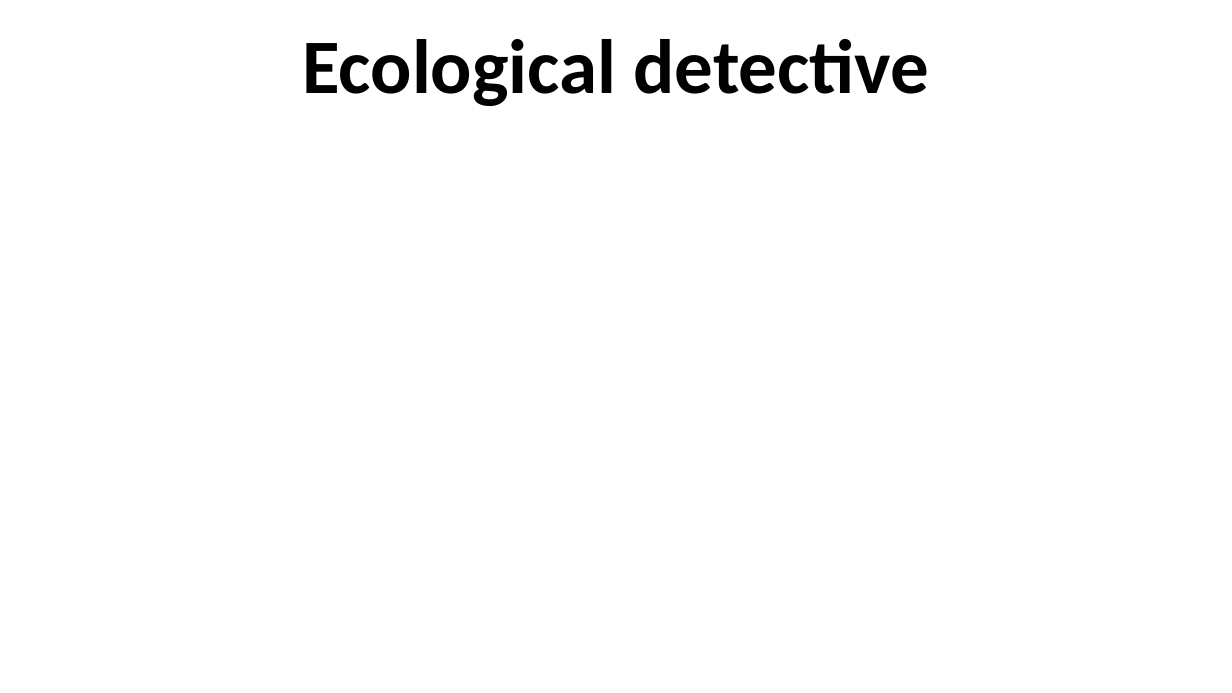
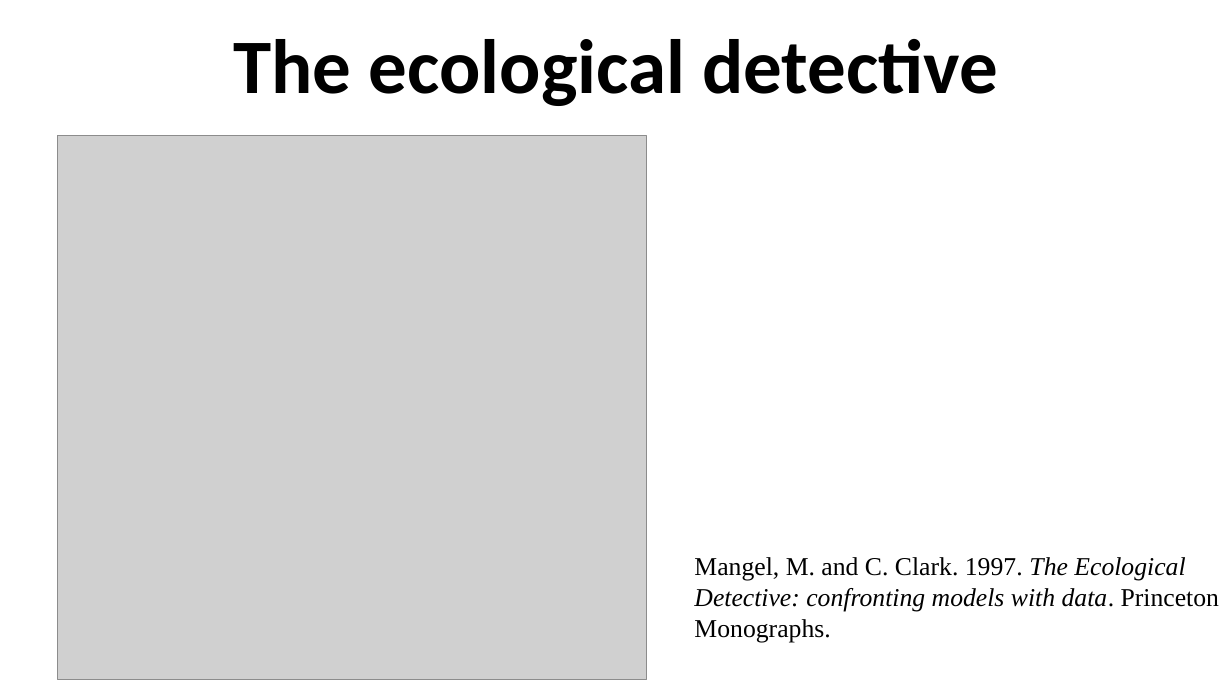
Before and after one commit to ahurford/aarms-summer-school, a slide deck: slide 3 of amy-lectures/State_Space_Models.pptx (slide 6 before the commit). Drawn at 1232x693 pixels with LibreOffice and Linux fonts; fonts in the diff are those of the drawing; grey boxes stand for pictures. Boxes give left, top, right and bottom in pixels: in the first picture for what was removed or moved away, otherwise in the second. Text is boxed around its words. In the diff, an @@ line names an element or a change of style, - is before the commit and + after.

```diff
--- a/amy-lectures/State_Space_Models.pptx
+++ b/amy-lectures/State_Space_Models.pptx
@@ title at box(233, 39, 998, 106): text changed @@
-Ecological detective
+The ecological detective
@@ picture added at box(58, 136, 647, 680) @@
@@ text added at box(694, 557, 1219, 642), 20 pt, text #000000, italic @@
+Mangel, M. and C. Clark. 1997. The Ecological Detective: confronting models with data. Princeton Monographs.
```
Also in this commit, not shown: 9 other slides changed, 16 slides added, 4 slides removed, 2 other files.
